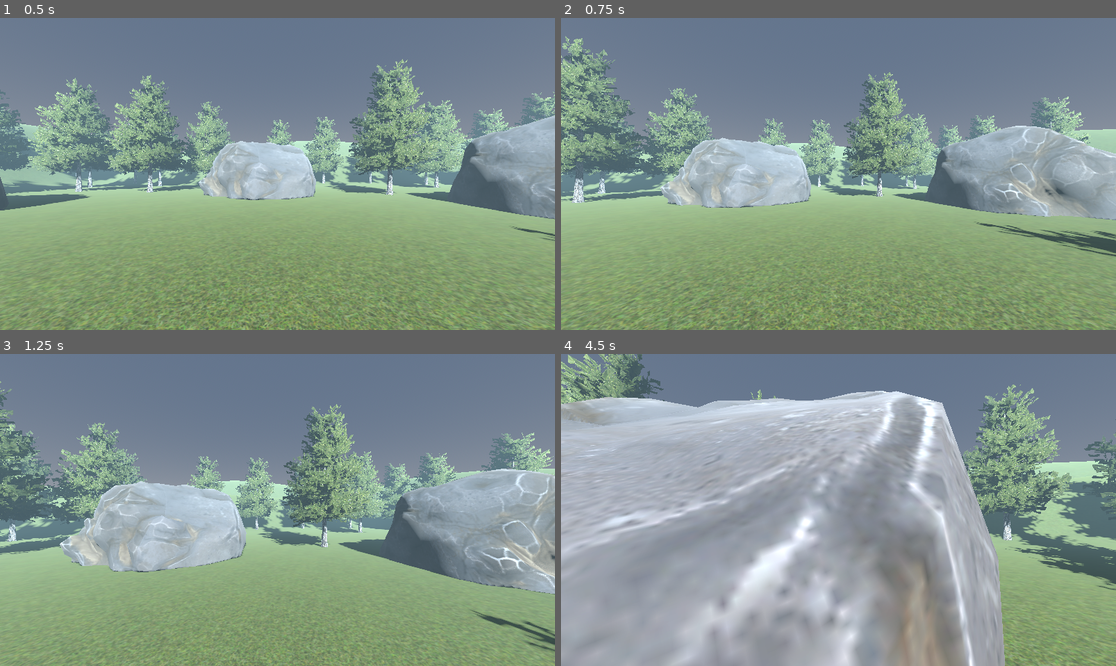
Above: before the commit, frames 1-4 (two rows, left to right).
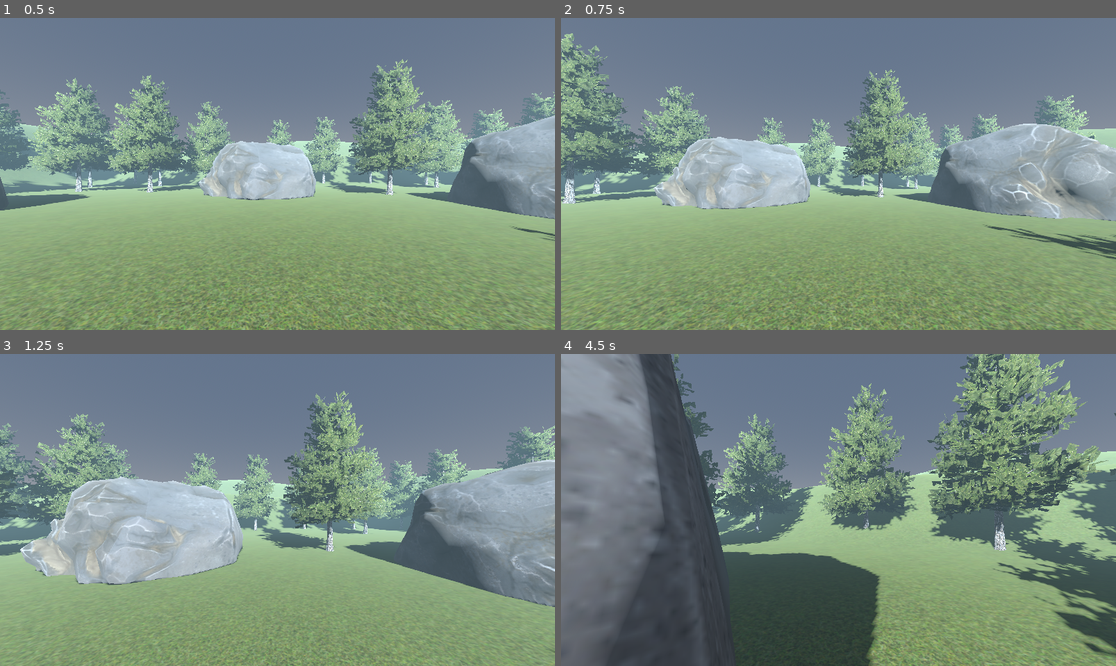
Above: after the commit, the same moments.

Repository: Abdulkader-Safi/walking_simulator_godot
Game: Godot game, scene res://Main.tscn
Same seed, same stepped clock (60 frames per second), same inputs: the game is played once before the commit and once after it.
Inputs (mouse positions are in pixels of both pictures, inside the frame that each line leads up to):
- Up to frame 1 (0.5 s): no input
- Up to frame 2 (0.75 s): tap Enter at 0.5 s; move the mouse to (866, 174) at 0.52 s; hold W (move_forward) from 0.53 s (still down); hold Shift (sprint) from 0.53 s (still down)
- Up to frame 3 (1.25 s): keep holding W (move_forward); keep holding Shift (sprint); tap Space (jump) at 0.77 s
- Up to frame 4 (4.5 s): keep holding W (move_forward); move the mouse to (810, 510) at 1.27 s; release Shift (sprint) at 1.28 s; tap Shift (sprint) at 1.35, 2.85, 4.35 s; tap Space (jump) at 1.52, 3.02, 3.77 s; move the mouse to (849, 503) at 2.02 s; hold Shift (sprint) 2.03-2.78 s; move the mouse to (832, 516) at 2.77 s; move the mouse to (877, 513) at 3.52 s; hold Shift (sprint) 3.53-4.28 s; move the mouse to (794, 506) at 4.27 s

Frame 1 is identical in both runs. In frame 2, 16% of the frame differs, in the area x 0-100%, y 4-100%; in frame 3, 22%; in frame 4, 79%, in the area x 0-100%, y 0-100%.

Commit message:
add sprinting mechanic to player movement

Diff:
--- a/Scripts/player.gd
+++ b/Scripts/player.gd
@@ -35,8 +35,19 @@
 	var move_input = Input.get_vector("move_left", "move_right", "move_forward", "move_back")
 	# velocity = Vector3(move_input.x, 0, move_input.y).normalized() * max_speed
 	var move_dir = (transform.basis * Vector3(move_input.x, 0, move_input.y)).normalized()
-	velocity.x = move_dir.x * max_speed
-	velocity.z = move_dir.z * max_speed
+
+	is_running = Input.is_action_pressed('sprint')
+
+	var target_speed = max_speed
+
+	if is_running:
+		target_speed = max_run_speed
+		var run_dot = - move_dir.dot(transform.basis.z)
+		run_dot = clamp(run_dot, 0.0, 1.0)
+		move_dir *= run_dot
+
+	velocity.x = move_dir.x * target_speed
+	velocity.z = move_dir.z * target_speed
 
 	move_and_slide()
 
